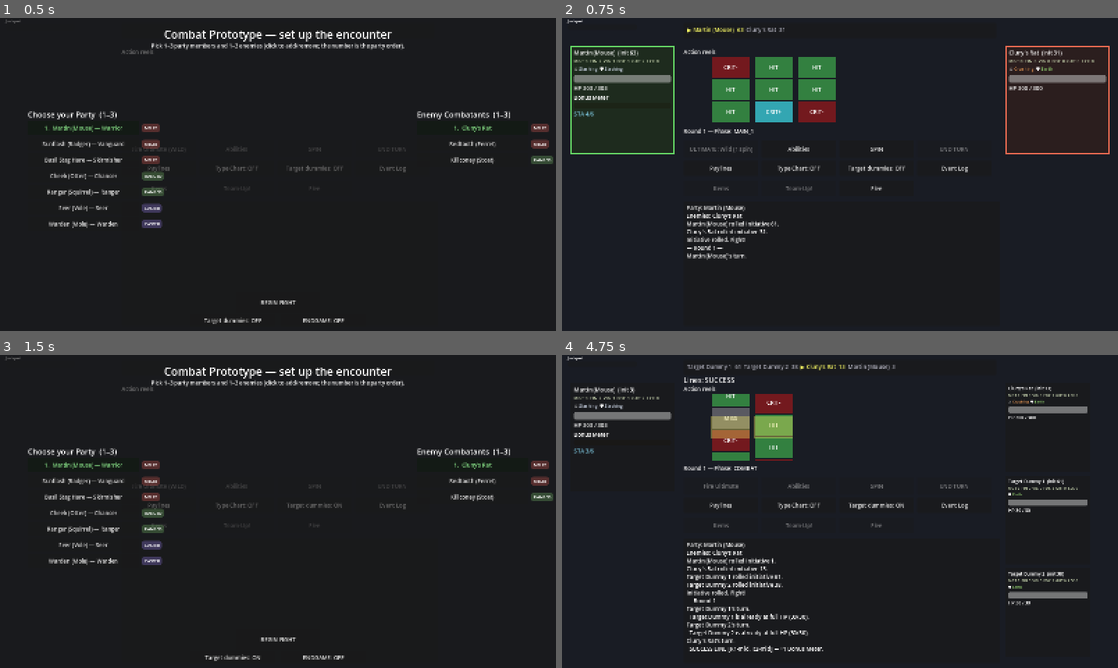
Above: before the commit, frames 1-4 (two rows, left to right).
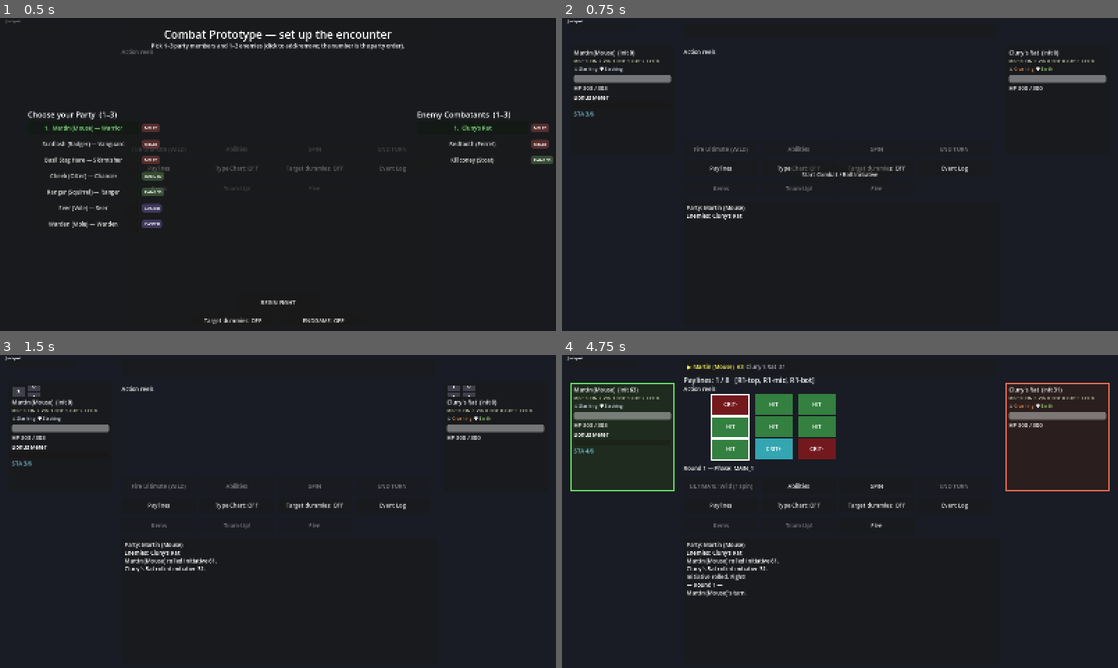
Above: after the commit, the same moments.

Repository: djkipyaboy/bunnies
Game: Godot game, scene res://combat/combat.tscn
The game is run twice, just before and just after one commit, with the same random seed, the same clock (stepped at 60 frames per second) and the same inputs. This scene is started directly instead of the project's main scene.
Inputs (mouse positions are in pixels of both pictures, inside the frame that each line leads up to):
- Up to frame 1 (0.5 s): no input
- Up to frame 2 (0.75 s): click "BEGIN FIGHT" at 0.5 s
- Up to frame 3 (1.5 s): click (278, 511) at 1.25 s, where only the run after the commit has a clickable "Start Combat / Roll Initiative"
- Up to frame 4 (4.75 s): click (840, 639) at 2 s, where only the run before the commit has a clickable "BEGIN FIGHT"; click "Paylines" at 2.75 s; move the mouse to (962, 495) at 3.52 s; hold D (move_right) 3.53-4.25 s; hold E (interact) 3.53-4.25 s; click (962, 495) at 3.67 s; drag from (728, 527) to (812, 574) at 4.27 s

Frame 1 is identical in both runs. In frame 2, 6.1% of the frame differs, in the area x 1-99%, y 2-78%; in frame 3, 6.8%; in frame 4, 9.6%, in the area x 1-99%, y 2-96%.

Commit message:
feat(initiative-reels): gate initiative roll behind a Start Combat button, animate visibly

Diff:
--- a/combat/combat.gd
+++ b/combat/combat.gd
@@ -57,6 +57,7 @@
 var _paylines_button: Button
 var _team_up_button: Button
 var _flee_button: Button
+var _roll_initiative_button: Button
 var _team_up_panel: TeamUpPanel
 var _jackpot_bar: ProgressBar
 var _jackpot_caption: Label
@@ -508,6 +509,18 @@
 	_flee_button.tooltip_text = "Attempt to escape the fight — a single reel spin decides for the whole party. Replaces your attack this turn. All loot/XP is forfeited on success."
 	add_child(_flee_button)
 
+	# "Start Combat / Roll Initiative" button (2026-08-16 visible-initiative-reels spec §2): the
+	# encounter opens with an EMPTY initiative tracker; the round doesn't begin until this is
+	# pressed and every combatant's digit reels have visibly spun.
+	_roll_initiative_button = Button.new()
+	_roll_initiative_button.text = "Start Combat / Roll Initiative"
+	_roll_initiative_button.custom_minimum_size = Vector2(280, 56)
+	_roll_initiative_button.visible = false
+	_roll_initiative_button.tooltip_text = "Roll initiative for every combatant — the round begins once all reels settle."
+	add_child(_roll_initiative_button)
+	# Centered on screen, same convention as _build_overlay()'s result card.
+	_roll_initiative_button.position = (get_viewport_rect().size - _roll_initiative_button.custom_minimum_size) * 0.5
+
 	# Jackpot Meter HUD (2026-07-29 spec §2) — same translucent-bar convention as the world scenes.
 	# A small caption above the bar (final-review fix 2026-07-30): previously an unlabeled gold bar
 	# sitting near other gold UI read as unidentifiable — mirrors CombatantPanel's own
@@ -1170,6 +1183,7 @@
 	_dummy_toggle_button.pressed.connect(_on_dummy_toggle_pressed)
 	_type_chart_button.pressed.connect(_on_type_chart_toggle_pressed)
 	_event_log_button.pressed.connect(_on_event_log_button_pressed)
+	_roll_initiative_button.pressed.connect(_on_roll_initiative_pressed)
 
 func _start_combat() -> void:
 	_build_combatants()      # build the chosen party + enemies (+ dummies) now that selection is locked
@@ -1182,9 +1196,40 @@
 		foes.append(c.display_name)
 	_log("Party: %s" % ", ".join(party))
 	_log("Enemies: %s" % ", ".join(foes))
-	_turn_manager.roll_initiative()
+	_roll_initiative_button.visible = true
+
+## Fired by the "Start Combat / Roll Initiative" button (2026-08-16 spec §2). Rolls initiative for
+## every combatant (unchanged math — TurnManager.roll_initiative()), reveals and animates each
+## combatant's own digit-reel strips SIMULTANEOUSLY, and only populates the tracker + begins the
+## round once every strip has settled.
+var _pending_initiative_values: Dictionary = {}   # Combatant -> int (raw percentile), captured per-roll
+var _settled_panels_count: int = 0
+
+func _on_roll_initiative_pressed() -> void:
+	_roll_initiative_button.visible = false
+	_pending_initiative_values.clear()
+	_settled_panels_count = 0
 	for c: Combatant in _turn_manager.combatants:
-		(_panels[c] as CombatantPanel).refresh_initiative()
+		(_panels[c] as CombatantPanel).show_initiative_strips()
+	_turn_manager.roll_initiative()   # unchanged math; initiative_rolled fires per combatant below
+	for c: Combatant in _turn_manager.combatants:
+		var value: int = _pending_initiative_values.get(c, 0)
+		var digits: Vector2i = InitiativeReel.digits_for_value(value)
+		var panel: CombatantPanel = _panels[c] as CombatantPanel
+		if not panel.initiative_strips_settled.is_connected(_on_panel_initiative_settled):
+			panel.initiative_strips_settled.connect(_on_panel_initiative_settled, CONNECT_ONE_SHOT)
+		panel.play_initiative_reels(digits.x, digits.y)   # delay = 0.0 on both — simultaneous
+
+func _on_panel_initiative_settled() -> void:
+	_settled_panels_count += 1
+	if _settled_panels_count >= _turn_manager.combatants.size():
+		_finish_initiative_roll()
+
+func _finish_initiative_roll() -> void:
+	for c: Combatant in _turn_manager.combatants:
+		var panel: CombatantPanel = _panels[c] as CombatantPanel
+		panel.refresh_initiative()
+		panel.hide_initiative_strips()
 	_turn_order_bar.set_order(_turn_manager.get_turn_order())
 	_log("Initiative rolled. Fight!")
 	_turn_manager.begin()
@@ -1194,6 +1239,7 @@
 # ---------------------------------------------------------------------------
 
 func _on_initiative_rolled(c: Combatant, value: int) -> void:
+	_pending_initiative_values[c] = value
 	_log("%s rolled initiative %d." % [c.display_name, value])
 
 func _on_round_started(n: int) -> void:
@@ -2939,6 +2985,20 @@
 func press_continue_for_test() -> String:
 	return _resolve_handoff_continue()
 
+## Test-only hook (mirrors press_continue_for_test()'s convention): performs the exact same
+## roll-initiative-then-begin sequence as _on_roll_initiative_pressed(), but WITHOUT the strip
+## animations or the button — a headless SceneTree test can't wait on a live Tween. Call this
+## immediately after instantiating combat.tscn (after the usual 2 process_frame awaits) wherever
+## a test needs the fight already mid-round, exactly the same point every existing combat.tscn
+## test used to get for free before this feature gated it behind a manual button press.
+func roll_initiative_for_test() -> void:
+	_roll_initiative_button.visible = false
+	_turn_manager.roll_initiative()
+	for c: Combatant in _turn_manager.combatants:
+		(_panels[c] as CombatantPanel).refresh_initiative()
+	_turn_order_bar.set_order(_turn_manager.get_turn_order())
+	_turn_manager.begin()
+
 func _on_event_log_button_pressed() -> void:
 	_event_log_panel.visible = not _event_log_panel.visible
 
